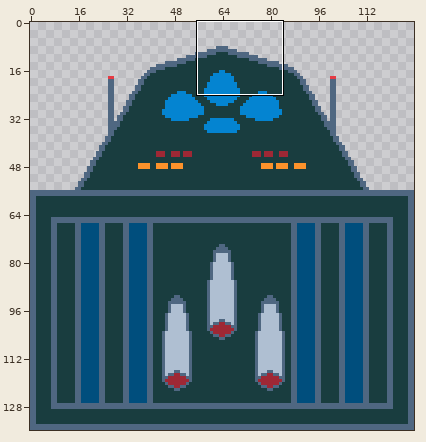
Two states of a pixel-art file, Assets/Sprites/FlyingMode/Ship-Small-Flyable.aseprite. Above, an overview of the earlier version with the close-up marked.
Close-up. Old version:
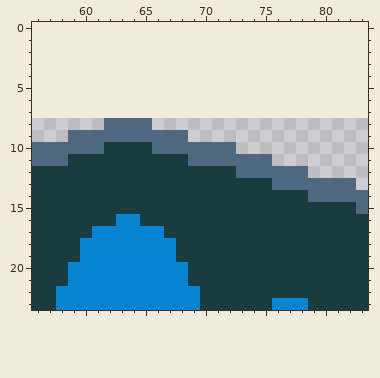
128x128 pixels, 1 frame. Shown: x 56..83, y 0..23. The old version is drawn lined up with the new one, on the new canvas.
New version:
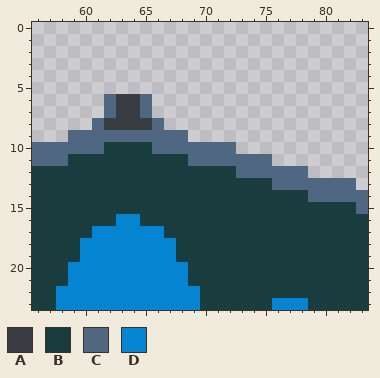
Palette (. is transparent): A #383d42  B #193d3f  C #4f6781  D #0484d1
The author wrote: Made ship fly
The exact change:
canvas 128x128 -> 128x136, the old top-left corner now at 0,8
y 6..7: x 62..65 .... -> CAAC
y 8: x 61..66 .CCCC. -> CAAAAC
Changed places in both close-ups, as pixel boxes (x1, y1, x2, y2):
changed: (92, 94, 164, 130)
